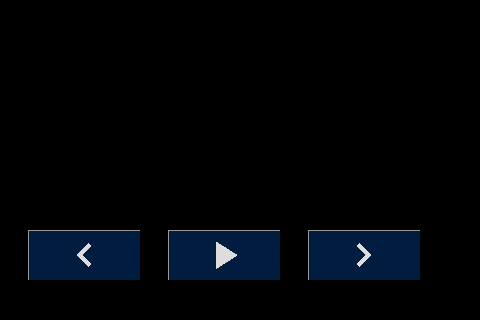
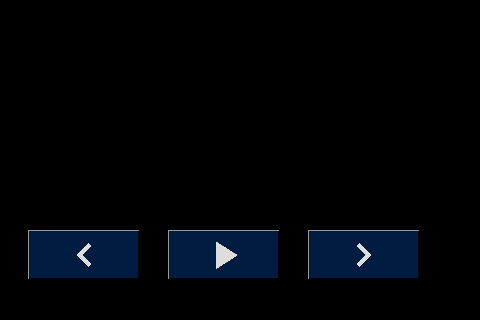
The second 480x320 image is a revision of the first. Changes to its layers:
painted on "Baggrund" over [28, 230, 420, 280]
